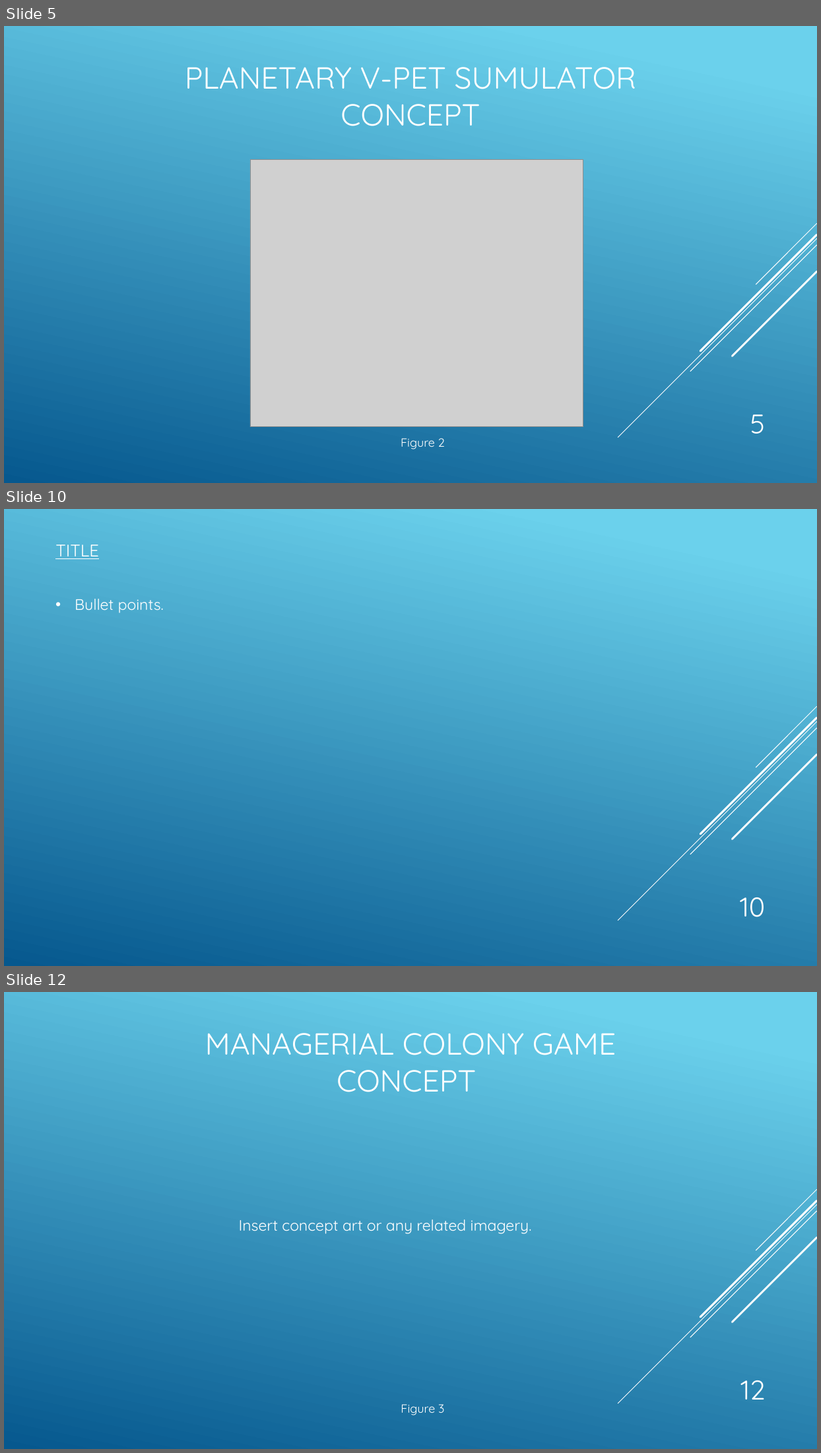
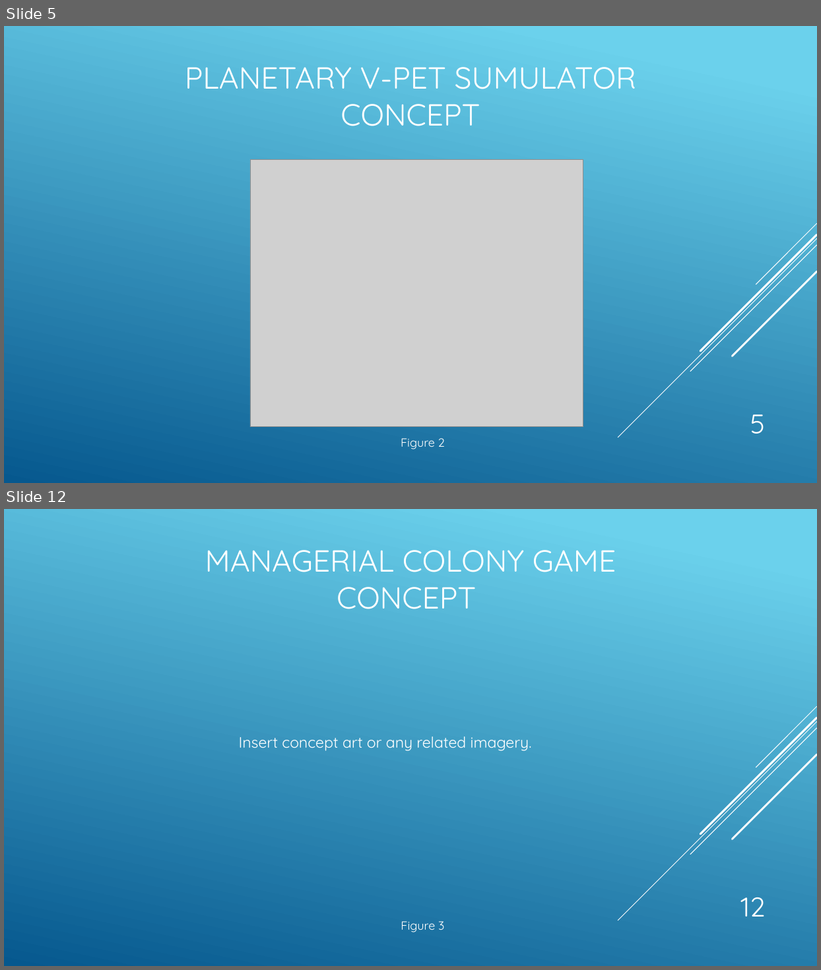
Before and after one commit to UoSGroupProjects1718/level-6-l6-group-3, a slide deck: Presentations/Level 6 Group 3 Pitch.pptx. Shown one above the other, each under a label of ours: slides 5, 10 and 12 before the commit, slides 5 and 12 after it; the slides between them are not shown. The pictures are 821x1453 and 821x970 pixels, drawn with LibreOffice and Linux fonts; fonts in the diff are those of the drawing; grey boxes stand for pictures. Boxes give left, top, right and bottom in pixels: in the first picture for what was removed or moved away, otherwise in the second. Text is boxed around its words. In the diff, an @@ line names an element or a change of style, - is before the commit and + after.

```diff
--- a/Presentations/Level 6 Group 3 Pitch.pptx
+++ b/Presentations/Level 6 Group 3 Pitch.pptx
@@ slide 10 removed at box(4, 509, 817, 966), background gradient #6ED2EB to #06588E; not listed: 5 template elements that a slide beside it also shows @@
@@ title removed at box(55, 545, 99, 559) @@
-TITLE
@@ text removed at box(75, 599, 164, 613) @@
-• Bullet points.
@@ page number removed at box(740, 898, 765, 918) @@
-10
```
Also in this commit, not shown: 1 slide changed, 5 slides added, 4 other slides removed.
